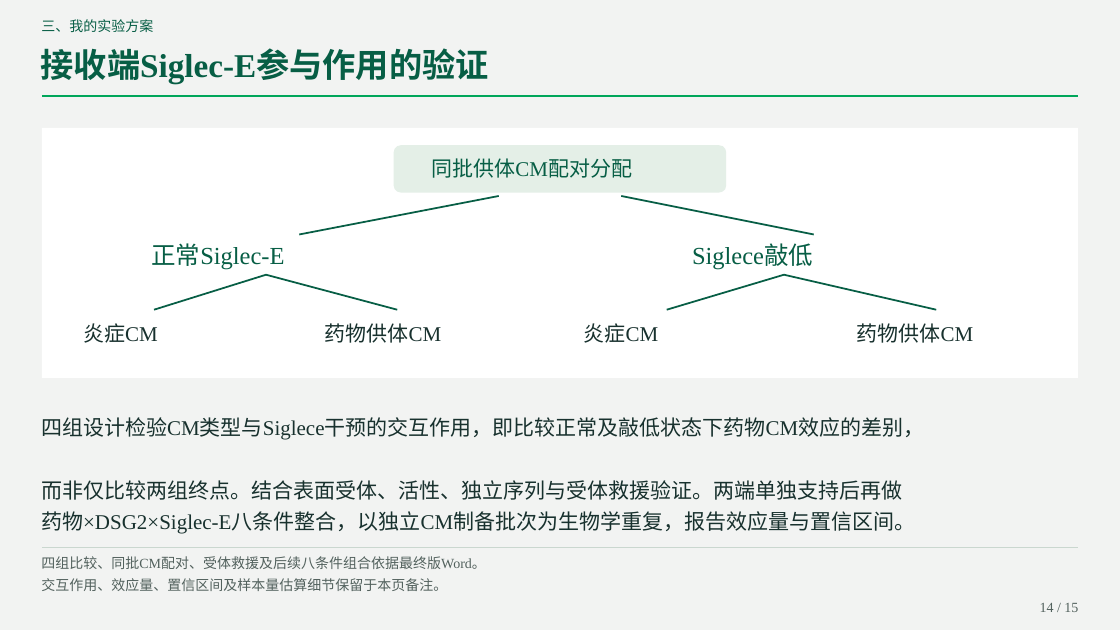
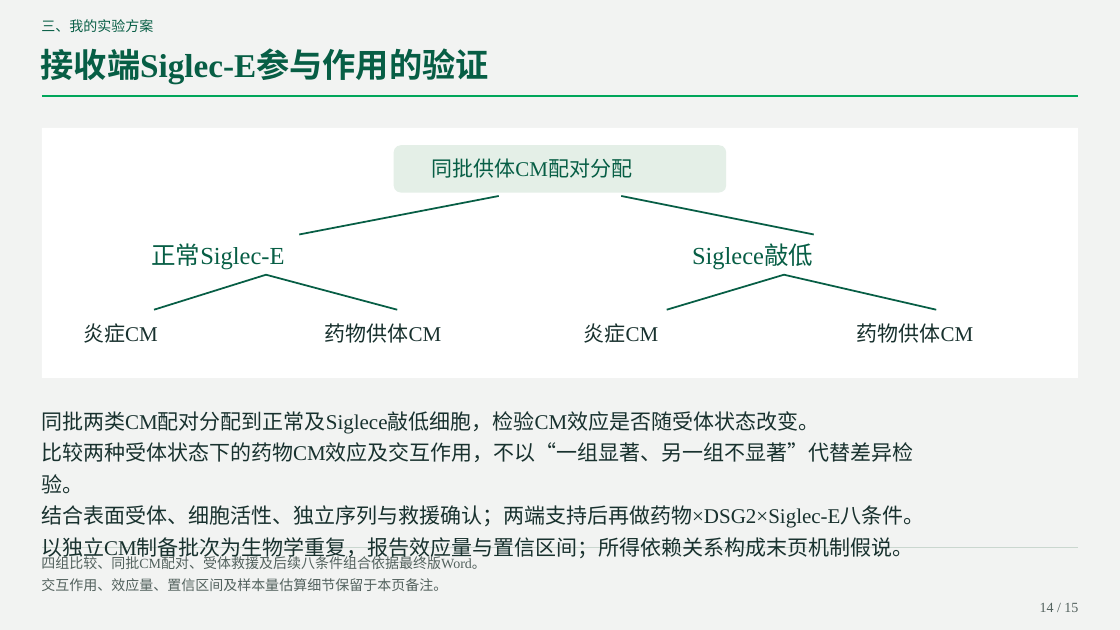
Before and after one commit to lizizhizhi-ai/111111, a slide deck: slide 14 of DSG2_Siglec_journal.pptx. Drawn at 1120x630 pixels with LibreOffice and Linux fonts; fonts in the diff are those of the drawing. Boxes give left, top, right and bottom in pixels: in the first picture for what was removed or moved away, otherwise in the second. Text is boxed around its words. In the diff, an @@ line names an element or a change of style, - is before the commit and + after.

```diff
--- a/DSG2_Siglec_journal.pptx
+++ b/DSG2_Siglec_journal.pptx
@@ text at [41,411,925,560]: text changed @@
-四组设计检验CM类型与Siglece干预的交互作用，即比较正常及敲低状态下药物CM效应的差别，
-而非仅比较两组终点。结合表面受体、活性、独立序列与受体救援验证。两端单独支持后再做
-药物×DSG2×Siglec-E八条件整合，以独立CM制备批次为生物学重复，报告效应量与置信区间。
+同批两类CM配对分配到正常及Siglece敲低细胞，检验CM效应是否随受体状态改变。
+比较两种受体状态下的药物CM效应及交互作用，不以“一组显著、另一组不显著”代替差异检验。
+结合表面受体、细胞活性、独立序列与救援确认；两端支持后再做药物×DSG2×Siglec-E八条件。
+以独立CM制备批次为生物学重复，报告效应量与置信区间；所得依赖关系构成末页机制假说。
```
Also in this commit, not shown: 13 other slides changed, 2 other files.
